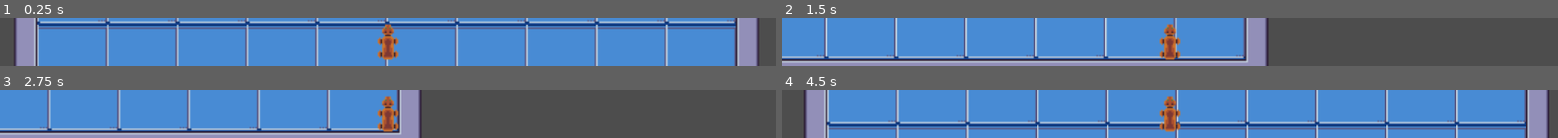
Above: before the commit, frames 1-4 (two rows, left to right).
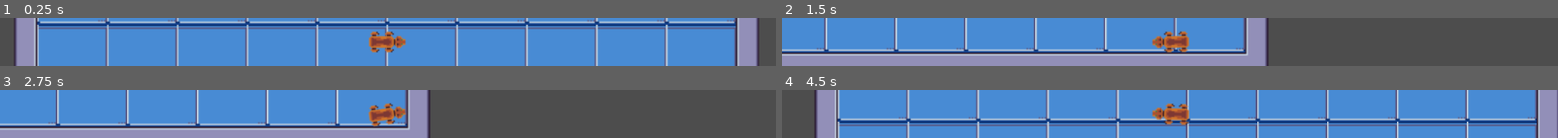
Above: after the commit, the same moments.

Repository: reogaro/heidelberg-dynamics
Game: Godot game, scene res://levels/level_1.tscn
The game is run twice, just before and just after one commit, with the same random seed, the same clock (stepped at 60 frames per second) and the same inputs.
Inputs (mouse positions are in pixels of both pictures, inside the frame that each line leads up to):
- Up to frame 1 (0.25 s): no input
- Up to frame 2 (1.5 s): tap Enter at 0.5 s; move the mouse to (1340, 39) at 0.52 s; hold D (right) 0.53-1.28 s; tap E (interact) at 0.6, 1.35 s; move the mouse to (1014, 44) at 1.27 s; hold S (down) from 1.28 s (still down)
- Up to frame 3 (2.75 s): tap Space at 2 s; move the mouse to (465, 103) at 2.02 s; release S (down) at 2.03 s; hold D (right) from 2.03 s (still down); tap E (interact) at 2.1 s
- Up to frame 4 (4.5 s): tap Enter at 2.75 s; move the mouse to (1131, 123) at 2.77 s; release D (right) at 2.78 s; hold W (up) 2.78-3.53 s; tap E (interact) at 2.85, 3.6, 4.35 s; move the mouse to (1402, 121) at 3.52 s; hold A (left) from 3.53 s (still down); move the mouse to (937, 106) at 4.27 s

The runs differ from the first frame. In frame 1, 1.9% of the frame differs, in the area x 47-53%, y 12-88%; in frame 2, 17%; in frame 3, 18%; in frame 4, 35%, in the area x 2-100%, y 0-100%.

Commit message:
add animation for player

Diff:
--- a/src/characters/player.gd
+++ b/src/characters/player.gd
@@ -1,40 +1,54 @@
 extends CharacterBody2D
 
+#export variables
 @export var move_speed : float = 250
 @export var got_keycard = false
+#onready variables
 @onready var all_interacts = []
 @onready var interact_label = $"interaction_components/Label"
+@onready var animation_tree = $AnimationTree
+@onready var state_machine = animation_tree.get("parameters/playback")
 
 func _ready():
 	got_keycard = false
 
 func _physics_process(_delta):
+	look_at(get_global_mouse_position())
 	# get input directions
 	var input_direction = Vector2(
 		Input.get_action_raw_strength("right") - Input.get_action_raw_strength("left"),
 		Input.get_action_raw_strength("down") - Input.get_action_raw_strength("up")
 	)
+	#execute interaction if needed
 	if Input.is_action_just_pressed("interact"):
 		execute_interact()
+	#update velocity and move character
 	velocity = input_direction * move_speed
+	move_and_slide()
 
-	move_and_slide()
+	update_animation()
 
 func execute_interact():
 	if all_interacts:
+		#check which type of interaction is executed
 		match all_interacts[0].interaction_type:
 			"collect":
+				#check if a keycard or a weapon is picked up
 				match all_interacts[0].interaction_value:
 					"keycard":
 						got_keycard = true
+						#update interaction labels and visability of keycard
 						get_parent().get_node("keycard").visible = false
 						get_parent().get_node("keycard").get_node("interaction_area").interaction_type = "collected"
 						get_parent().get_node("keycard").get_node("interaction_area").interaction_label = ""
+						#change label of
 						get_parent().get_node("next_level").interaction_label = "[E] to enter next level"
+
 						update_interacts()
 			"next_level":
 				if got_keycard:
 					get_tree().change_scene_to_file("res://levels/" + get_parent().get_node("next_level").interaction_value)
+
 func _on_interaction_area_area_entered(area):
 	all_interacts.insert(0,area)
 	update_interacts()
@@ -48,3 +62,9 @@
 		interact_label.text = all_interacts[0].interaction_label
 	else:
 		interact_label.text = ""
+
+func update_animation():
+	if velocity!=Vector2.ZERO:
+		state_machine.travel("walk")
+	else:
+		state_machine.travel("idle")
--- a/src/characters/player.tscn
+++ b/src/characters/player.tscn
@@ -1,13 +1,100 @@
-[gd_scene load_steps=5 format=3 uid="uid://bk2jqyro0omrn"]
+[gd_scene load_steps=17 format=3 uid="uid://bk2jqyro0omrn"]
 
 [ext_resource type="Script" path="res://characters/player.gd" id="1_gefim"]
-[ext_resource type="Texture2D" uid="uid://b6qsn4guc50g6" path="res://art/player/dog.png" id="2_riuo2"]
+[ext_resource type="Texture2D" uid="uid://c6uqp22eej8m8" path="res://art/dog-walk.png" id="2_v7qey"]
 
 [sub_resource type="RectangleShape2D" id="RectangleShape2D_qggx6"]
-size = Vector2(14, 24)
+size = Vector2(25, 14)
 
 [sub_resource type="CircleShape2D" id="CircleShape2D_2omej"]
 radius = 27.0185
+
+[sub_resource type="Animation" id="Animation_fge8j"]
+resource_name = "walk"
+length = 0.4
+loop_mode = 1
+step = 0.05
+tracks/0/type = "value"
+tracks/0/imported = false
+tracks/0/enabled = true
+tracks/0/path = NodePath("Sprite2D:frame")
+tracks/0/interp = 1
+tracks/0/loop_wrap = true
+tracks/0/keys = {
+"times": PackedFloat32Array(0, 0.05, 0.1, 0.15, 0.2, 0.25, 0.3, 0.35),
+"transitions": PackedFloat32Array(1, 1, 1, 1, 1, 1, 1, 1),
+"update": 1,
+"values": [0, 1, 2, 3, 4, 5, 6, 7]
+}
+
+[sub_resource type="Animation" id="Animation_s8saj"]
+length = 0.001
+tracks/0/type = "value"
+tracks/0/imported = false
+tracks/0/enabled = true
+tracks/0/path = NodePath("Sprite2D:frame")
+tracks/0/interp = 1
+tracks/0/loop_wrap = true
+tracks/0/keys = {
+"times": PackedFloat32Array(0),
+"transitions": PackedFloat32Array(1),
+"update": 1,
+"values": [0]
+}
+
+[sub_resource type="Animation" id="Animation_u8x4d"]
+resource_name = "idle"
+length = 0.2
+loop_mode = 1
+tracks/0/type = "value"
+tracks/0/imported = false
+tracks/0/enabled = true
+tracks/0/path = NodePath("Sprite2D:frame")
+tracks/0/interp = 1
+tracks/0/loop_wrap = true
+tracks/0/keys = {
+"times": PackedFloat32Array(0),
+"transitions": PackedFloat32Array(1),
+"update": 1,
+"values": [7]
+}
+
+[sub_resource type="AnimationLibrary" id="AnimationLibrary_c8e0u"]
+_data = {
+"RESET": SubResource("Animation_s8saj"),
+"idle": SubResource("Animation_u8x4d"),
+"walk": SubResource("Animation_fge8j")
+}
+
+[sub_resource type="AnimationNodeAnimation" id="AnimationNodeAnimation_sav57"]
+animation = &"idle"
+
+[sub_resource type="AnimationNodeBlendSpace2D" id="AnimationNodeBlendSpace2D_hsfi4"]
+blend_point_0/node = SubResource("AnimationNodeAnimation_sav57")
+blend_point_0/pos = Vector2(0, 0)
+blend_mode = 1
+
+[sub_resource type="AnimationNodeAnimation" id="AnimationNodeAnimation_3jicr"]
+animation = &"walk"
+
+[sub_resource type="AnimationNodeBlendSpace2D" id="AnimationNodeBlendSpace2D_ty0s1"]
+blend_point_0/node = SubResource("AnimationNodeAnimation_3jicr")
+blend_point_0/pos = Vector2(0, 0.1)
+blend_mode = 1
+
+[sub_resource type="AnimationNodeStateMachineTransition" id="AnimationNodeStateMachineTransition_j384w"]
+advance_mode = 2
+
+[sub_resource type="AnimationNodeStateMachineTransition" id="AnimationNodeStateMachineTransition_c7uut"]
+
+[sub_resource type="AnimationNodeStateMachineTransition" id="AnimationNodeStateMachineTransition_p50mv"]
+
+[sub_resource type="AnimationNodeStateMachine" id="AnimationNodeStateMachine_gg6yx"]
+states/idle/node = SubResource("AnimationNodeBlendSpace2D_hsfi4")
+states/idle/position = Vector2(359, 100)
+states/walk/node = SubResource("AnimationNodeBlendSpace2D_ty0s1")
+states/walk/position = Vector2(592, 105)
+transitions = ["Start", "idle", SubResource("AnimationNodeStateMachineTransition_j384w"), "idle", "walk", SubResource("AnimationNodeStateMachineTransition_c7uut"), "walk", "idle", SubResource("AnimationNodeStateMachineTransition_p50mv")]
 
 [node name="Player" type="CharacterBody2D"]
 top_level = true
@@ -15,9 +102,11 @@
 move_speed = 1000.0
 
 [node name="Sprite2D" type="Sprite2D" parent="."]
-texture = ExtResource("2_riuo2")
+texture = ExtResource("2_v7qey")
+vframes = 8
 
 [node name="CollisionShape2D" type="CollisionShape2D" parent="."]
+position = Vector2(-0.5, 0)
 shape = SubResource("RectangleShape2D_qggx6")
 
 [node name="interaction_components" type="Node2D" parent="."]
@@ -44,5 +133,19 @@
 horizontal_alignment = 1
 vertical_alignment = 1
 
+[node name="AnimationPlayer" type="AnimationPlayer" parent="."]
+libraries = {
+"": SubResource("AnimationLibrary_c8e0u")
+}
+
+[node name="AnimationTree" type="AnimationTree" parent="."]
+libraries = {
+"": SubResource("AnimationLibrary_c8e0u")
+}
+tree_root = SubResource("AnimationNodeStateMachine_gg6yx")
+anim_player = NodePath("../AnimationPlayer")
+parameters/idle/blend_position = Vector2(0, 0)
+parameters/walk/blend_position = Vector2(0, 0.037037)
+
 [connection signal="area_entered" from="interaction_components/interaction_area" to="." method="_on_interaction_area_area_entered"]
 [connection signal="area_exited" from="interaction_components/interaction_area" to="." method="_on_interaction_area_area_exited"]
Binary file changed: src/art/dog-walk.png
Not shown, added: src/art/dog-walk.png.import
